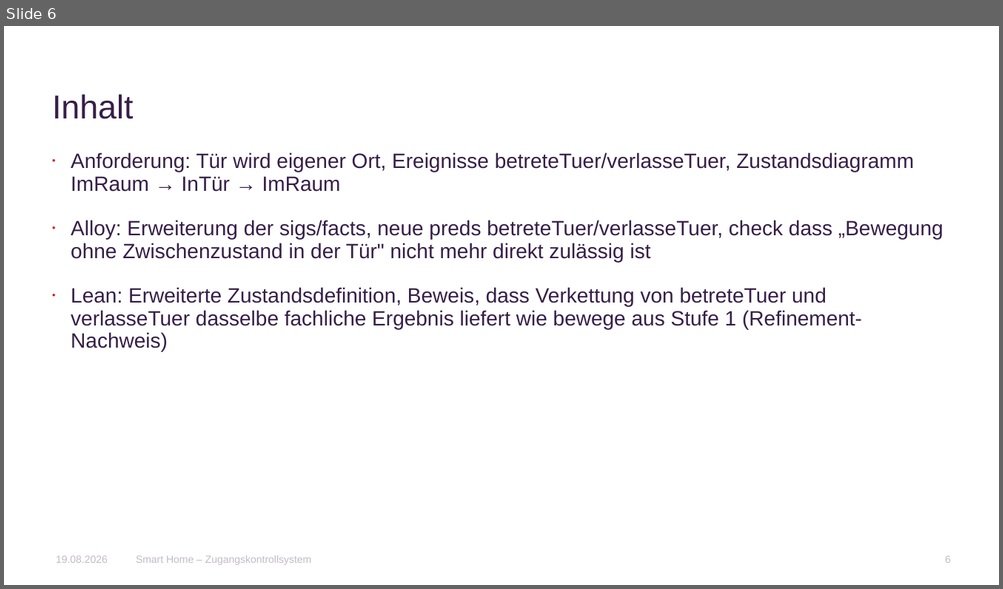
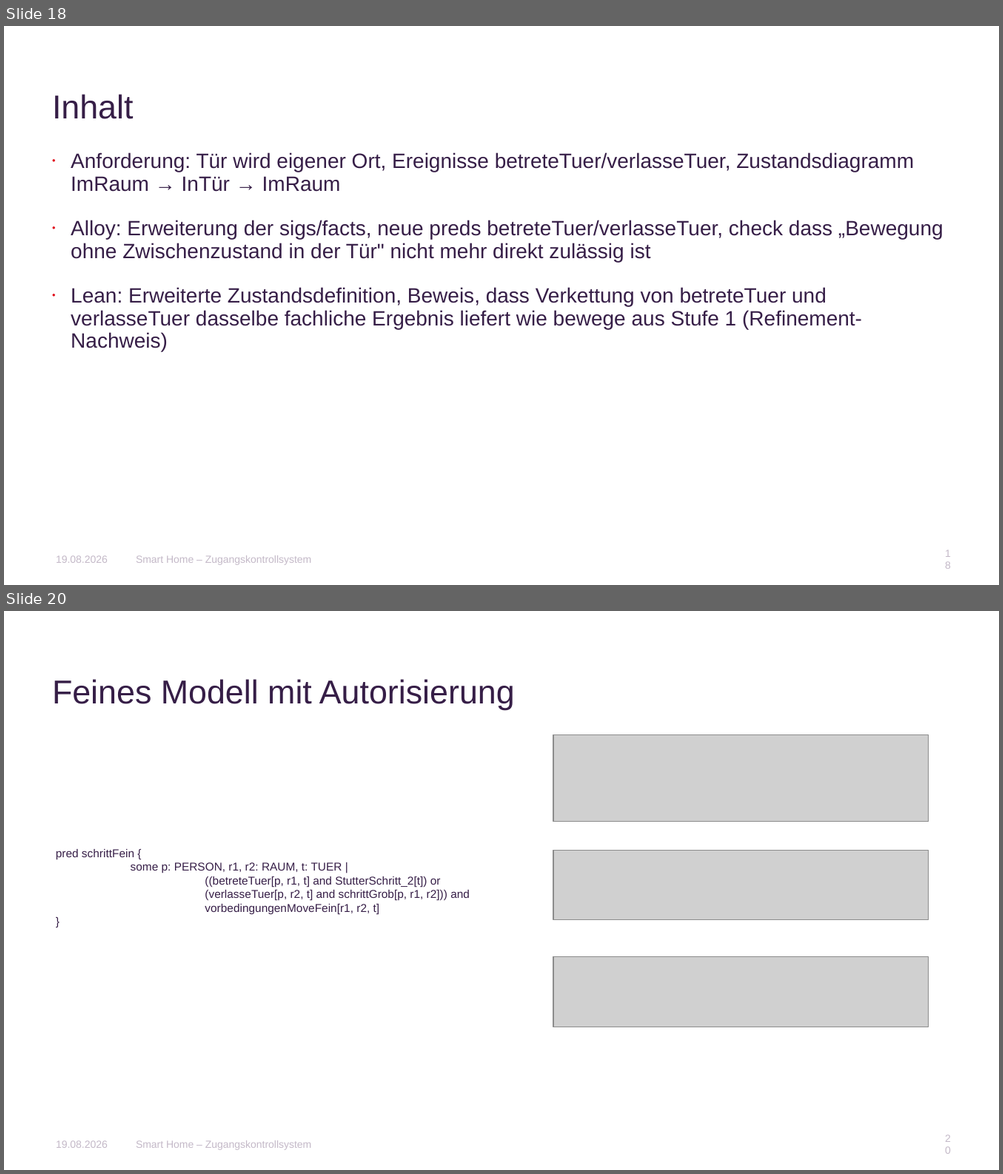
Before and after one commit to AnnaLiviaMartin/rs-smart-home, a slide deck: presentation/Smart_Home_Zugangskontrollsystem.pptx. Shown one above the other, each under a label of ours: slide 6 before the commit, slides 18 and 20 after it; the slides between them are not shown. The pictures are 1003x589 and 1003x1174 pixels, drawn with LibreOffice and Linux fonts; fonts in the diff are those of the drawing; grey boxes stand for pictures; background and template pictures are left out. Boxes give left, top, right and bottom in pixels: in the first picture for what was removed or moved away, otherwise in the second. Text is boxed around its words. In the diff, an @@ line names an element or a change of style, - is before the commit and + after.

```diff
--- a/presentation/Smart_Home_Zugangskontrollsystem.pptx
+++ b/presentation/Smart_Home_Zugangskontrollsystem.pptx
@@ slide 20 added at (x1=4, y1=611, x2=999, y2=1170), background #FFFFFF @@
@@ title added at (x1=52, y1=679, x2=515, y2=710), 32 pt, text #361E47 @@
+Feines Modell mit Autorisierung
@@ picture added at (x1=553, y1=735, x2=928, y2=821) @@
@@ text added at (x1=56, y1=849, x2=469, y2=914), 11 pt, text #361E47 @@
+pred schrittFein {
+some p: PERSON, r1, r2: RAUM, t: TUER |
+((betreteTuer[p, r1, t] and StutterSchritt_2[t]) or
+(verlasseTuer[p, r2, t] and schrittGrob[p, r1, r2])) and
+vorbedingungenMoveFein[r1, r2, t]
+}
@@ picture added at (x1=553, y1=851, x2=928, y2=920) @@
@@ picture added at (x1=553, y1=957, x2=928, y2=1028) @@
@@ text added at (x1=56, y1=1141, x2=108, y2=1148), 10 pt, text #C4B9C8 @@
+19.08.2026
@@ text added at (x1=136, y1=1141, x2=312, y2=1150), 10 pt, text #C4B9C8 @@
+Smart Home – Zugangskontrollsystem
@@ page number added at (x1=940, y1=1135, x2=955, y2=1155), 10 pt, text #C4B9C8 @@
+20
@@ what was slide 6 is now slide 18 @@
@@ page number at (x1=945, y1=556, x2=950, y2=563): text changed @@
-6
+18
```
Also in this commit, not shown: 7 slides changed, 20 other slides added, 2 other files.
